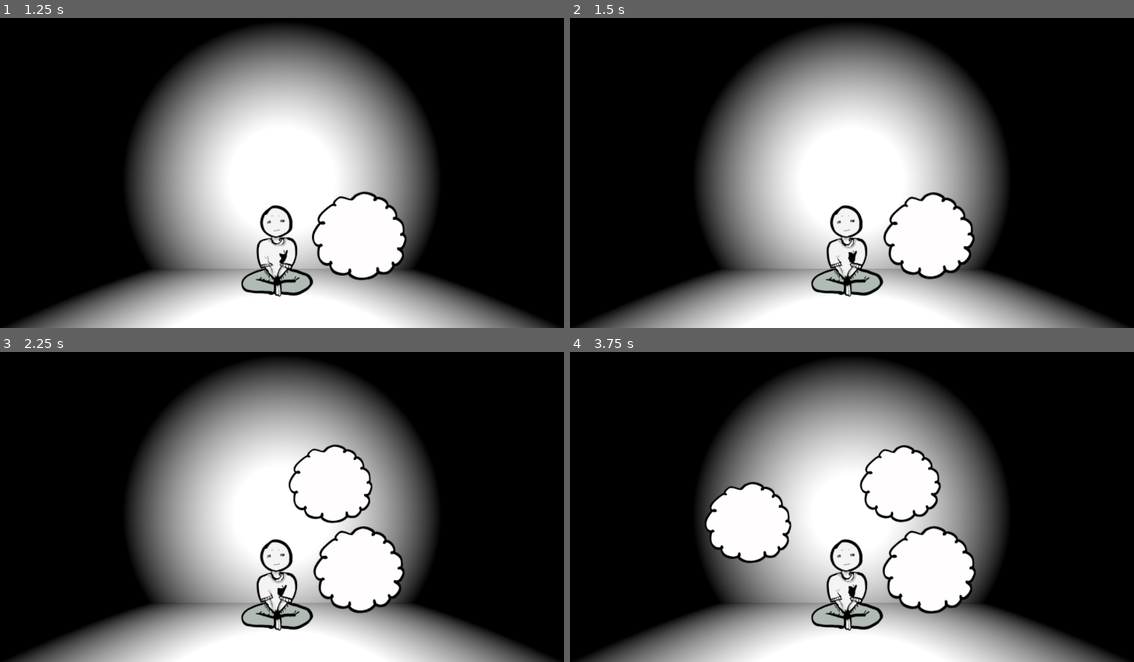
Above: before the commit, frames 1-4 (two rows, left to right).
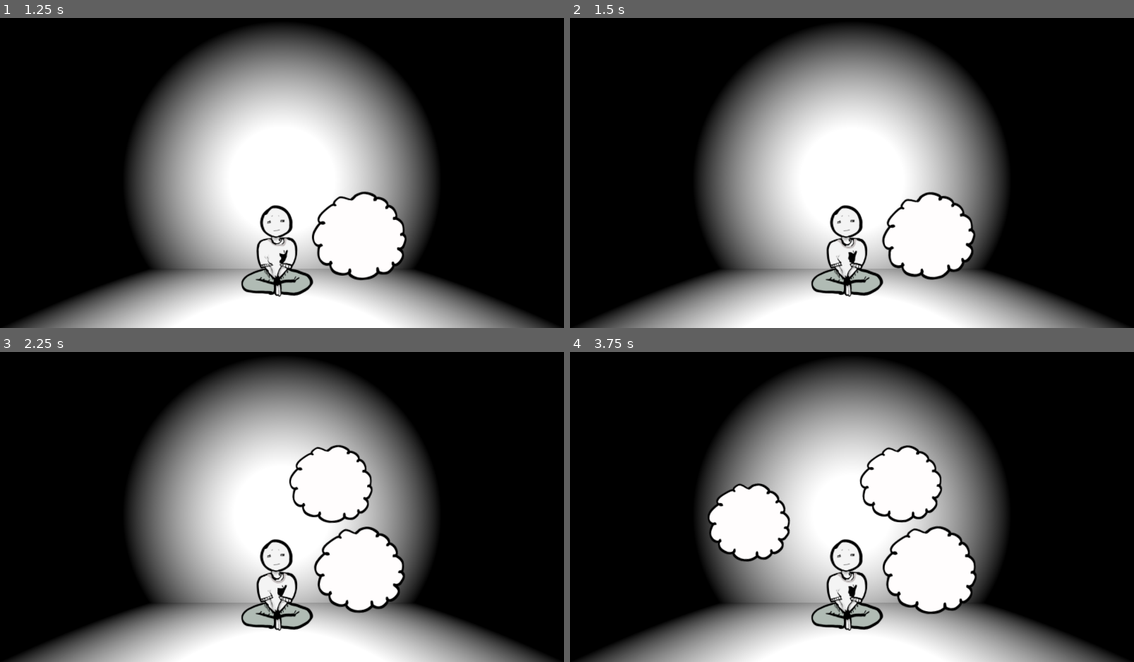
Above: after the commit, the same moments.

Repository: alilley96/gwj-097-imminent-doom
Game: Godot game, scene res://main/main.tscn
Two runs of this game, one before a commit and one after it. Both use one fixed random seed, a clock stepped at 60 frames per second and the inputs below.
Inputs (mouse positions are in pixels of both pictures, inside the frame that each line leads up to):
- Up to frame 1 (1.25 s): move the mouse to (406, 154) at 0.52 s; hold Mouse wheel down (rotate_clockwise, bound only after the co… from 0.53 s (still down); tap Mouse wheel up (rotate_counter_clockwise, bound only after … at 0.8 s
- Up to frame 2 (1.5 s): move the mouse to (739, 185) at 1.27 s; release Mouse wheel down (rotate_clockwise, bound only after the co… at 1.28 s; tap Mouse wheel up (rotate_counter_clockwise, bound only after … at 1.35 s
- Up to frame 3 (2.25 s): tap Mouse wheel down (rotate_clockwise, bound only after the co… at 1.55 s; move the mouse to (338, 432) at 2.02 s; hold Mouse wheel down (rotate_clockwise, bound only after the co… from 2.03 s (still down)
- Up to frame 4 (3.75 s): tap Mouse wheel up (rotate_counter_clockwise, bound only after … at 2.3, 2.85 s; move the mouse to (823, 565) at 2.77 s; release Mouse wheel down (rotate_clockwise, bound only after the co… at 2.78 s; tap Mouse wheel down (rotate_clockwise, bound only after the co… at 3.05 s; move the mouse to (1021, 550) at 3.52 s; hold Mouse wheel down (rotate_clockwise, bound only after the co… from 3.53 s (still down)

Frame 1 is identical in both runs. In frame 2, 0.7% of the frame differs, in the area x 55-72%, y 56-85%; in frame 3, 1.3%; in frame 4, 2.2%, in the area x 23-73%, y 30-85%.

Commit message:
add spiral spinning

Diff:
--- a/main/game_controller.gd
+++ b/main/game_controller.gd
@@ -3,12 +3,14 @@
 
 # Exports ----------------------------------------------------------------
 
+@export var input_controller: InputController
 @export var player: Player
 @export var light: OmniLight3D
 
 @export var spiral_spawn_rate: float
 @export var spiral_spawn_timer: Timer
 @export var spiral_spawn_points: Array[SpiralSpawnPoint]
+
 
 # Constants ----------------------------------------------------------------
 
@@ -29,8 +31,11 @@
 	spiral_spawn_timer.timeout.connect(_spawn_spiral)
 	spiral_spawn_timer.start()
 
+	input_controller.rotate_clockwise.connect(_rotate_spirals_clockwise)
+	input_controller.rotate_counter_clockwise.connect(_rotate_spirals_counter_clockwise)
 
-func _process(delta: float) -> void:
+
+func _process(_delta: float) -> void:
 	if player.health > 0.0:
 		light.light_energy = player.health
 
@@ -57,3 +62,13 @@
 	var new_spiral = SPIRAL_SCENE.instantiate()
 	new_spiral.position = spawn_point.position
 	add_child(new_spiral)
+	_spirals.append(new_spiral)
+
+
+func _rotate_spirals_clockwise() -> void:
+	for spiral in _spirals:
+		spiral.rotate_clockwise()
+
+func _rotate_spirals_counter_clockwise() -> void:
+	for spiral in _spirals:
+		spiral.rotate_counter_clockwise()
--- /dev/null
+++ b/main/input_controller.gd
@@ -0,0 +1,15 @@
+class_name InputController
+extends Node
+
+# Signals ----------------------------------------------------------------
+
+signal rotate_clockwise()
+signal rotate_counter_clockwise()
+
+# Lifecycle Functions ----------------------------------------------------------------
+
+func _unhandled_input(event: InputEvent) -> void:
+	if event.is_action_pressed("rotate_clockwise"):
+		rotate_clockwise.emit()
+	elif event.is_action_pressed("rotate_counter_clockwise"):
+		rotate_counter_clockwise.emit()
--- a/main/main.tscn
+++ b/main/main.tscn
@@ -1,6 +1,7 @@
 [gd_scene format=3 uid="uid://didoqi10nvktb"]
 
 [ext_resource type="PackedScene" uid="uid://cp8jissxbhjia" path="res://player/player.tscn" id="1_xwkvk"]
+[ext_resource type="Script" uid="uid://desrwj3job6fl" path="res://main/input_controller.gd" id="2_3wy1v"]
 [ext_resource type="Script" uid="uid://cjj4pg2rc7q6r" path="res://main/game_controller.gd" id="2_c651c"]
 [ext_resource type="PackedScene" uid="uid://btlu6np2304x1" path="res://spiral_spawn_point/spiral_spawn_point.tscn" id="3_xwkvk"]
 
@@ -20,14 +21,19 @@
 
 [node name="main" type="Node3D" unique_id=2037633316]
 
-[node name="GameController" type="Node" parent="." unique_id=1022687906 node_paths=PackedStringArray("player", "light", "spiral_spawn_timer", "spiral_spawn_points")]
+[node name="GameController" type="Node" parent="." unique_id=1022687906 node_paths=PackedStringArray("input_controller", "player", "light", "spiral_spawn_timer", "spiral_spawn_points")]
 script = ExtResource("2_c651c")
+input_controller = NodePath("../InputController")
 player = NodePath("../Player")
 light = NodePath("../OmniLight3D")
 spiral_spawn_rate = 1.0
 spiral_spawn_timer = NodePath("../SpiralSpawnTimer")
 spiral_spawn_points = [NodePath("../SpiralSpawnPoint_0"), NodePath("../SpiralSpawnPoint_1"), NodePath("../SpiralSpawnPoint_2")]
 metadata/_custom_type_script = "uid://cjj4pg2rc7q6r"
+
+[node name="InputController" type="Node" parent="." unique_id=506508244]
+script = ExtResource("2_3wy1v")
+metadata/_custom_type_script = "uid://desrwj3job6fl"
 
 [node name="WorldEnvironment" type="WorldEnvironment" parent="." unique_id=361380395]
 environment = SubResource("Environment_0wfyh")
--- a/player/player.gd
+++ b/player/player.gd
@@ -25,6 +25,7 @@
 # Constants ----------------------------------------------------------------
 
 var BREATHING_SPEED_FACTOR: float = 0.4
+
 
 # Public variables ----------------------------------------------------------------
 
@@ -59,7 +60,7 @@
 		var threshold = (i + 1) * _state_threshold_step_size
 		if health < threshold:
 			current_state = states_ordered[i]
-			breathing_speed = _state_count / (i+1)
+			breathing_speed = _state_count / (i + 1)
 			break
 
 	face_sprite.animation = current_state
--- a/player/player.tscn
+++ b/player/player.tscn
@@ -141,7 +141,7 @@
 [node name="BodyAnimatedSprite3D" type="AnimatedSprite3D" parent="." unique_id=284156658]
 transform = Transform3D(0.1, 0, 0, 0, 0.1, 0, 0, 0, 0.1, 0, 0, 0)
 sprite_frames = SubResource("SpriteFrames_boad6")
-frame_progress = 0.18973236
+frame_progress = 0.45570403
 
 [node name="FaceAnimatedSprite3D" type="AnimatedSprite3D" parent="." unique_id=1756022977]
 transform = Transform3D(0.1, 0, 0, 0, 0.1, 0, 0, 0, 0.1, 0, 0, 0.015844107)
--- a/project.godot
+++ b/project.godot
@@ -15,6 +15,19 @@
 config/features=PackedStringArray("4.6", "GL Compatibility")
 config/icon="res://icon.svg"
 
+[input]
+
+rotate_clockwise={
+"deadzone": 0.2,
+"events": [Object(InputEventMouseButton,"resource_local_to_scene":false,"resource_name":"","device":-1,"window_id":0,"alt_pressed":false,"shift_pressed":false,"ctrl_pressed":false,"meta_pressed":false,"button_mask":0,"position":Vector2(0, 0),"global_position":Vector2(0, 0),"factor":1.0,"button_index":5,"canceled":false,"pressed":false,"double_click":false,"script":null)
+]
+}
+rotate_counter_clockwise={
+"deadzone": 0.2,
+"events": [Object(InputEventMouseButton,"resource_local_to_scene":false,"resource_name":"","device":-1,"window_id":0,"alt_pressed":false,"shift_pressed":false,"ctrl_pressed":false,"meta_pressed":false,"button_mask":0,"position":Vector2(0, 0),"global_position":Vector2(0, 0),"factor":1.0,"button_index":4,"canceled":false,"pressed":false,"double_click":false,"script":null)
+]
+}
+
 [physics]
 
 3d/physics_engine="Jolt Physics"
--- a/spiral/spiral.gd
+++ b/spiral/spiral.gd
@@ -4,10 +4,20 @@
 
 # Exports ----------------------------------------------------------------
 
-@export var thought_bubble_spite: AnimatedSprite3D
+@export var thought_bubble_sprite: AnimatedSprite3D
 
 
 # Lifecycle Functions ----------------------------------------------------------------
 
 func _ready() -> void:
-	thought_bubble_spite.play()
+	thought_bubble_sprite.play()
+
+
+# Public Functions ----------------------------------------------------------------
+
+func rotate_clockwise() -> void:
+	rotate(Vector3.FORWARD, 0.1)
+
+
+func rotate_counter_clockwise() -> void:
+	rotate(Vector3.FORWARD, -0.1)
--- a/spiral/spiral.tscn
+++ b/spiral/spiral.tscn
@@ -22,12 +22,12 @@
 "speed": 5.0
 }]
 
-[node name="Spiral" type="Node3D" unique_id=338797302 node_paths=PackedStringArray("thought_bubble_spite")]
+[node name="Spiral" type="Node3D" unique_id=338797302 node_paths=PackedStringArray("thought_bubble_sprite")]
 script = ExtResource("1_1wqmu")
-thought_bubble_spite = NodePath("AnimatedSprite3D")
+thought_bubble_sprite = NodePath("AnimatedSprite3D")
 metadata/_custom_type_script = "uid://b6cm8ecfo86uo"
 
 [node name="AnimatedSprite3D" type="AnimatedSprite3D" parent="." unique_id=1801918302]
 transform = Transform3D(0.1, 0, 0, 0, 0.1, 0, 0, 0, 0.1, 0, 0, 0)
 sprite_frames = SubResource("SpriteFrames_djd8e")
-frame_progress = 0.5575696
+frame_progress = 0.07030915
Not shown, added: main/input_controller.gd.uid
